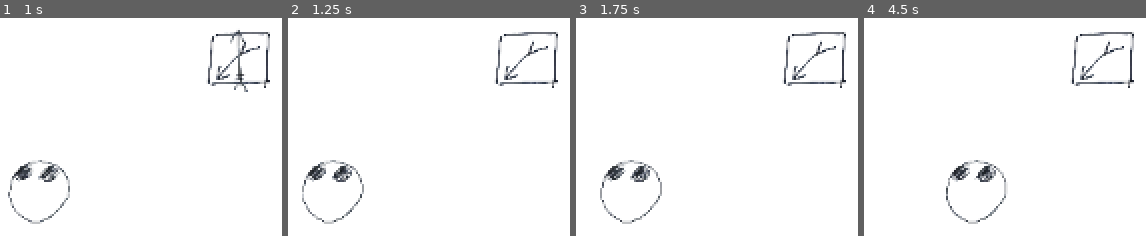
Above: before the commit, frames 1-4 (left to right).
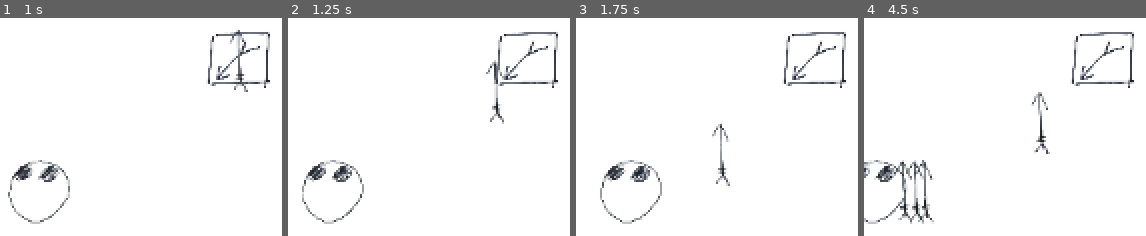
Above: after the commit, the same moments.

Repository: OzuYatamutsu/notebook-tower-defense
Game: Godot game, scene res://levels/test_level.tscn
The game is run twice, just before and just after one commit, with the same random seed, the same clock (stepped at 60 frames per second) and the same inputs.
Inputs:
- Up to frame 1 (1 s): no input
- Up to frame 2 (1.25 s): no input
- Up to frame 3 (1.75 s): no input
- Up to frame 4 (4.5 s): no input

Frame 1 is identical in both runs. In frame 2, 0.4% of the frame differs, in the area x 70-77%, y 19-49%; in frame 3, 0.4%; in frame 4, 3.9%, in the area x 0-66%, y 33-95%.

Commit message:
Fix projectile direction

Diff:
--- a/projectiles/arrow.gd
+++ b/projectiles/arrow.gd
@@ -2,4 +2,4 @@
 extends Projectile
 
 func _ready() -> void:
-    self.SPEED = 0.1
+    self.SPEED = 100.0
--- a/projectiles/projectile.gd
+++ b/projectiles/projectile.gd
@@ -8,6 +8,10 @@
 @export var IS_ACTIVE = false
 
 @onready var DespawnTimer = $DespawnTimer
+
+func _init():
+    self.collision_layer = 0x8  # projectiles
+    self.collision_mask = 0x4  # mobs
 
 func fire_at(target: Mob) -> void:
     assert(SPEED != 0.0, "Projectiles must have a speed set!")
@@ -27,9 +31,9 @@
     if !IS_ACTIVE:
         return
 
-    global_position += Vector2(
-        move_toward(global_position.x, TARGET_LOCATION.x, delta),
-        move_toward(global_position.y, TARGET_LOCATION.y, delta),
+    global_position = Vector2(
+        move_toward(global_position.x, TARGET_LOCATION.x, SPEED * delta),
+        move_toward(global_position.y, TARGET_LOCATION.y, SPEED * delta),
     )
 
 func _on_despawn_timer_timeout() -> void:
